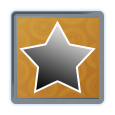
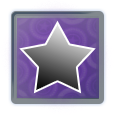
The second 115 x 115 image is a revision of the first. Changes to its layers:
painted on "shoulder" over 19, 20, 96, 94
hid group "Lendario" (1st of 3) (5 layers) over 3, 1, 111, 112
showed group "Epico" (1st of 3) (2 layers) over 3, 1, 111, 112
